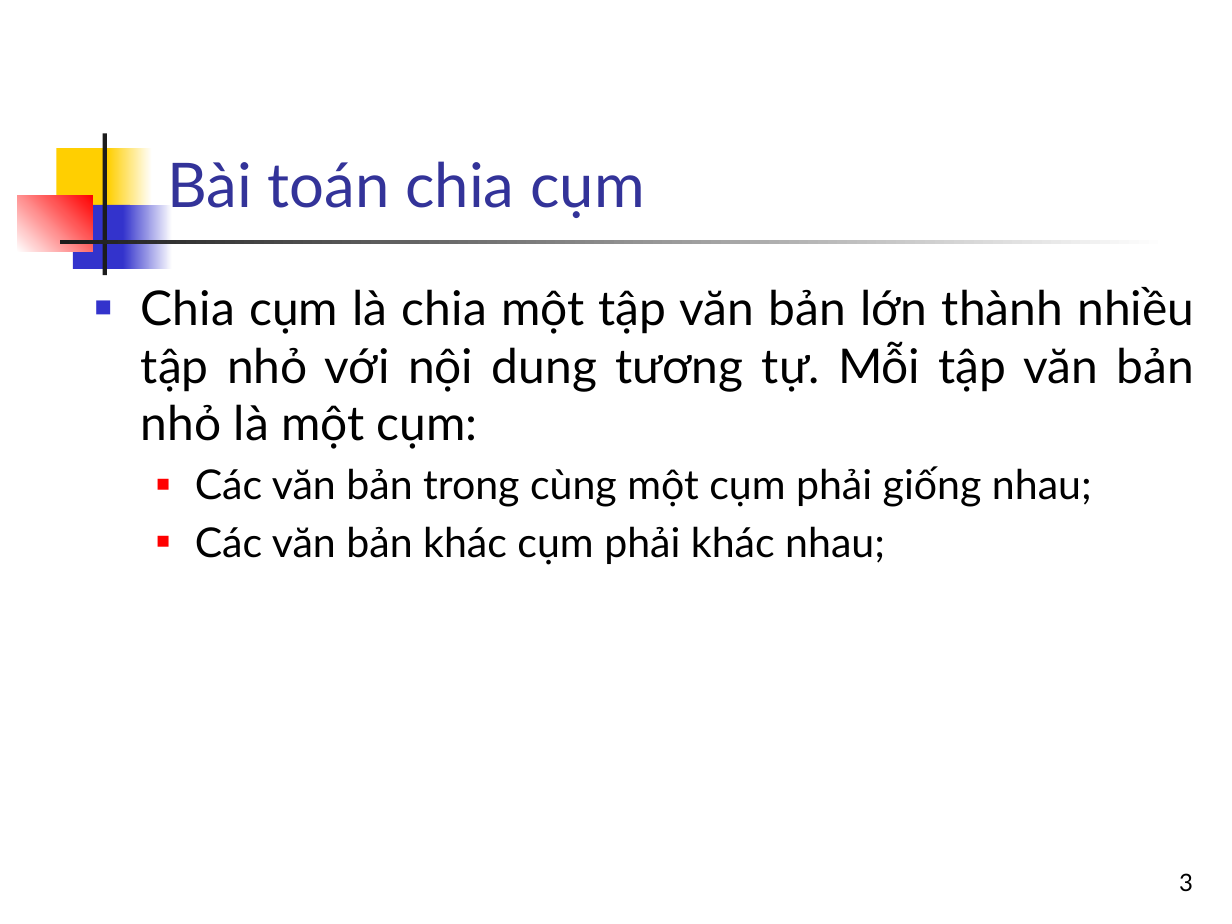
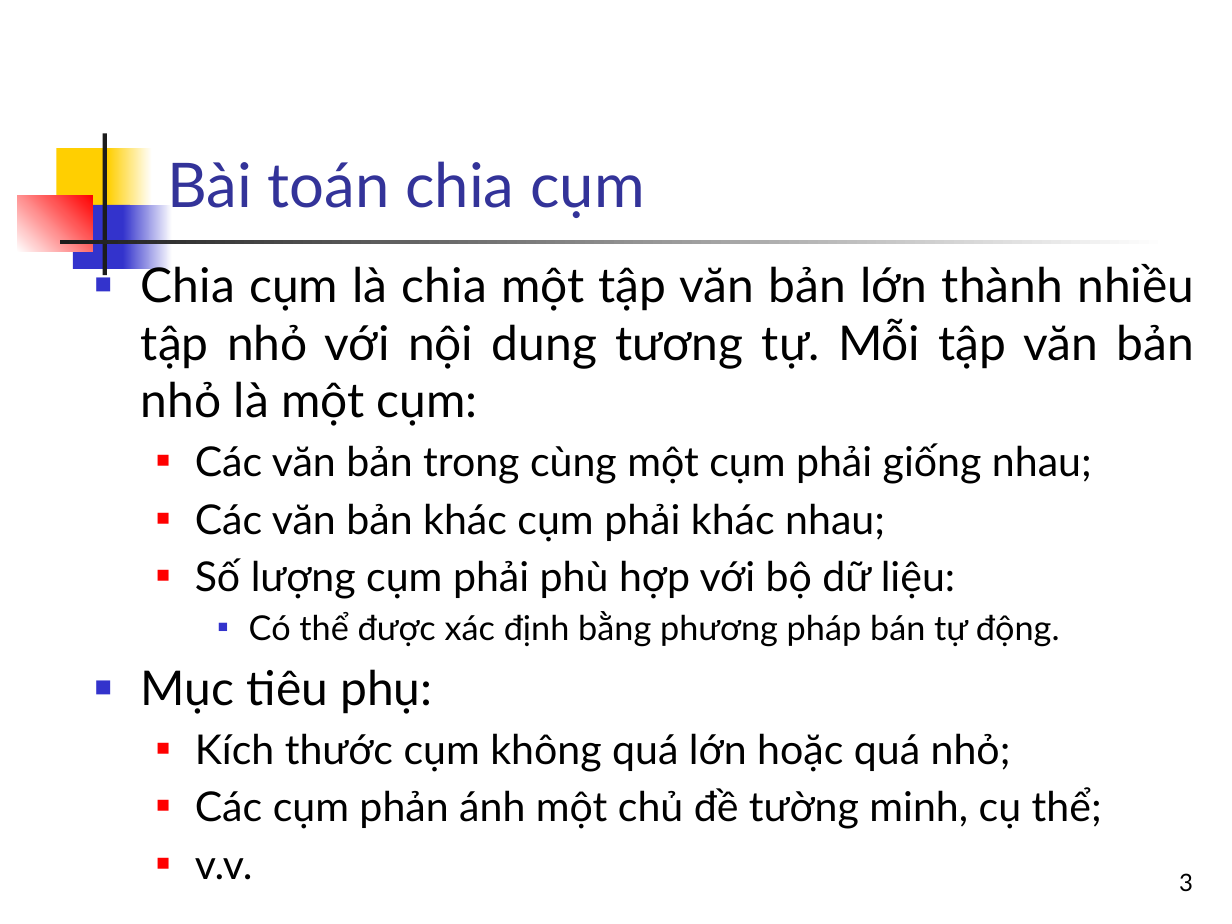
Before and after one commit to nguyenkhanhthien/IT4853, a slide deck: slide 3 of Bai 18 Chia cum va ung dung trong tim kiem_phần 1.pptx. Drawn at 1232x924 pixels with LibreOffice and Linux fonts; fonts in the diff are those of the drawing. Boxes give left, top, right and bottom in pixels: in the first picture for what was removed or moved away, otherwise in the second. Text is boxed around its words. In the diff, an @@ line names an element or a change of style, - is before the commit and + after.

```diff
--- a/Bai 18 Chia cum va ung dung trong tim kiem_phần 1.pptx
+++ b/Bai 18 Chia cum va ung dung trong tim kiem_phần 1.pptx
@@ text "Chia cụm là chia một ...": place and size @@
-text "Chia cụm là chia một ..." at box(141, 287, 1194, 565)
+text "Chia cụm là chia một ..." at box(141, 260, 1194, 880)
@@ text at box(141, 558, 1102, 880): paragraphs added @@
+  ■ Số lượng cụm phải phù hợp với bộ dữ liệu:
+    ■ Có thể được xác định bằng phương pháp bán tự động.
+■ Mục tiêu phụ:
+  ■ Kích thước cụm không quá lớn hoặc quá nhỏ;
+  ■ Các cụm phản ánh một chủ đề tường minh, cụ thể;
+  ■ v.v.
```
Also in this commit, not shown: 13 other slides changed, 1 slide removed.
